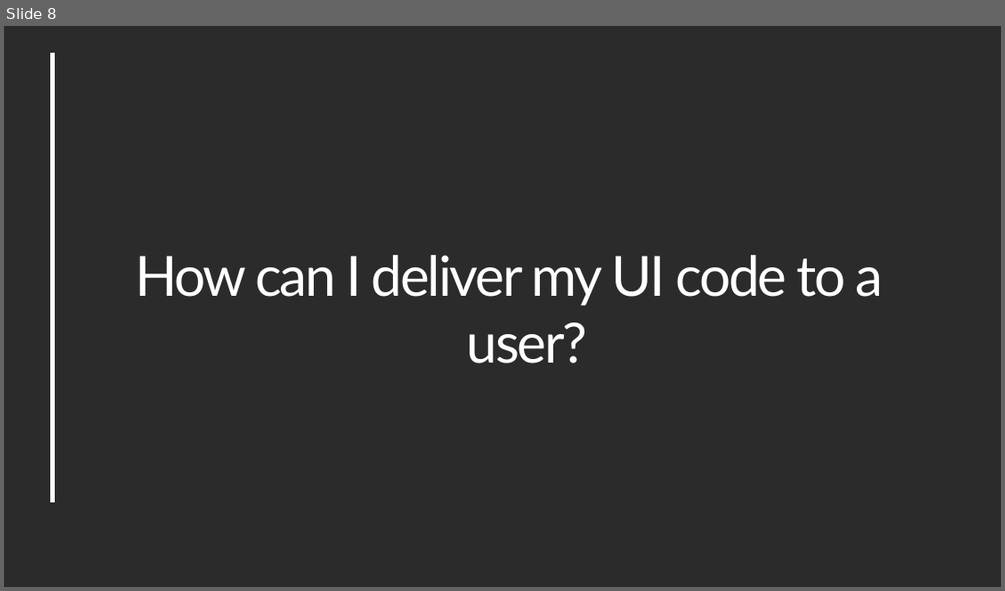
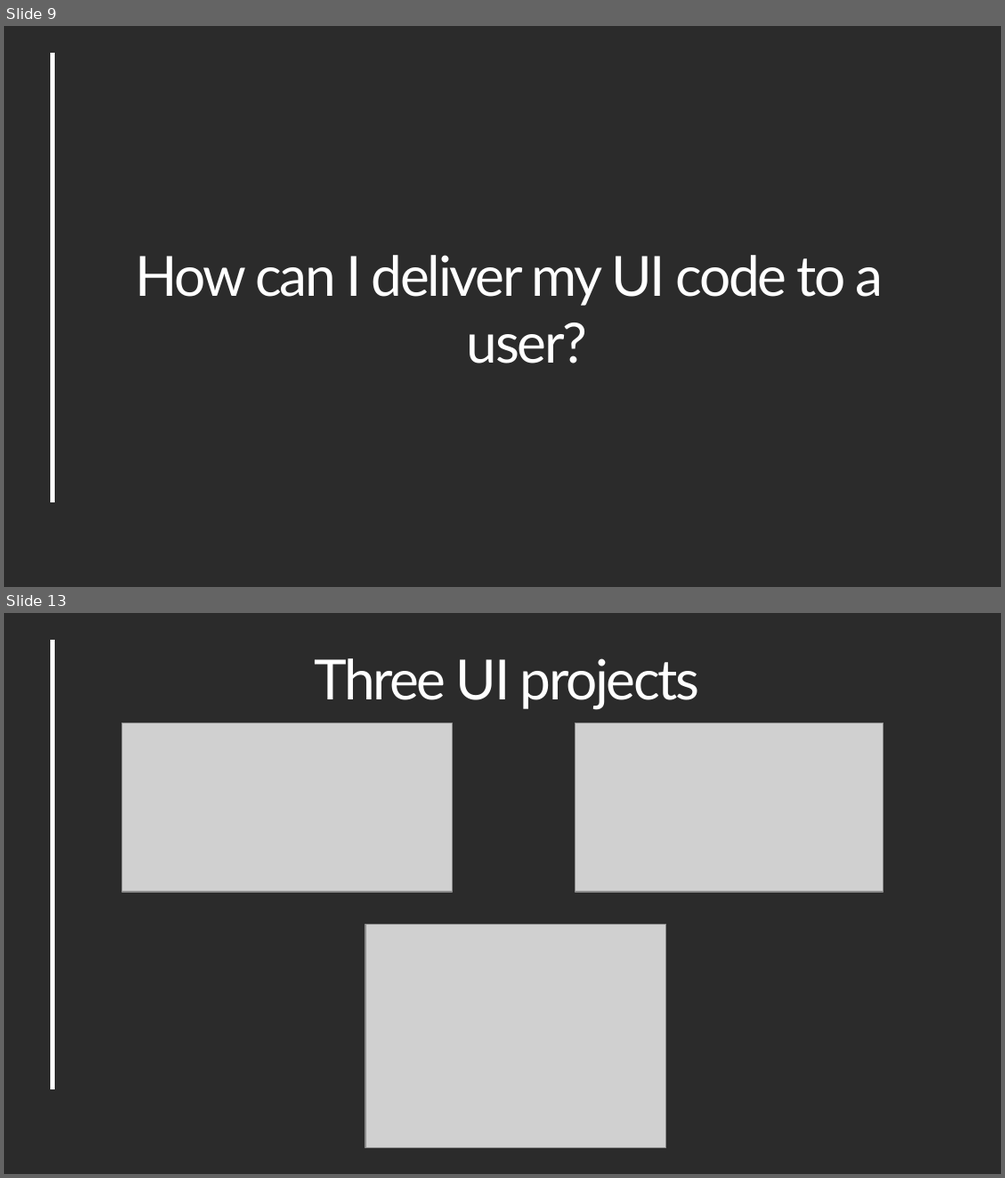
Before and after one commit to Werocky1502/ui-frameworks-comparison, a slide deck: Docs/Blazor VS React Vs Angular.pptx. Shown one above the other, each under a label of ours: slide 8 before the commit, slides 9 and 13 after it; the slides between them are not shown. The pictures are 1005x591 and 1005x1178 pixels, drawn with LibreOffice and Linux fonts; fonts in the diff are those of the drawing; grey boxes stand for pictures; background and template pictures are left out; a plain dark background stands for a picture behind light text. Boxes give left, top, right and bottom in pixels: in the first picture for what was removed or moved away, otherwise in the second. Text is boxed around its words. In the diff, an @@ line names an element or a change of style, - is before the commit and + after.

```diff
--- a/Docs/Blazor VS React Vs Angular.pptx
+++ b/Docs/Blazor VS React Vs Angular.pptx
@@ slide 13 added at bbox=[4, 613, 1001, 1174], background picture (left out); not listed: 1 template element that a slide beside it also shows @@
@@ text added at bbox=[314, 658, 700, 710], 40 pt, text #FFFFFF @@
+Three UI projects
@@ picture added at bbox=[121, 722, 452, 891] @@
@@ picture added at bbox=[575, 722, 883, 892] @@
@@ picture added at bbox=[366, 924, 667, 1147] @@
@@ what was slide 8 is now slide 9 @@
```
Also in this commit, not shown: 5 slides changed, 15 other slides added.
